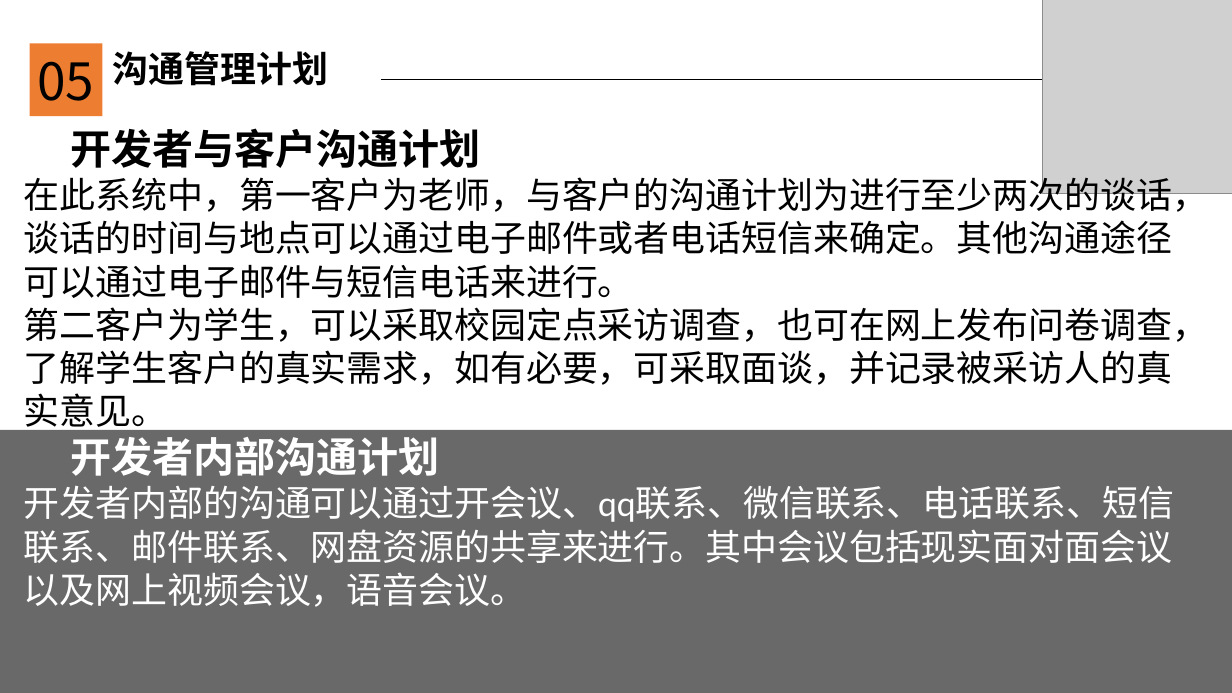
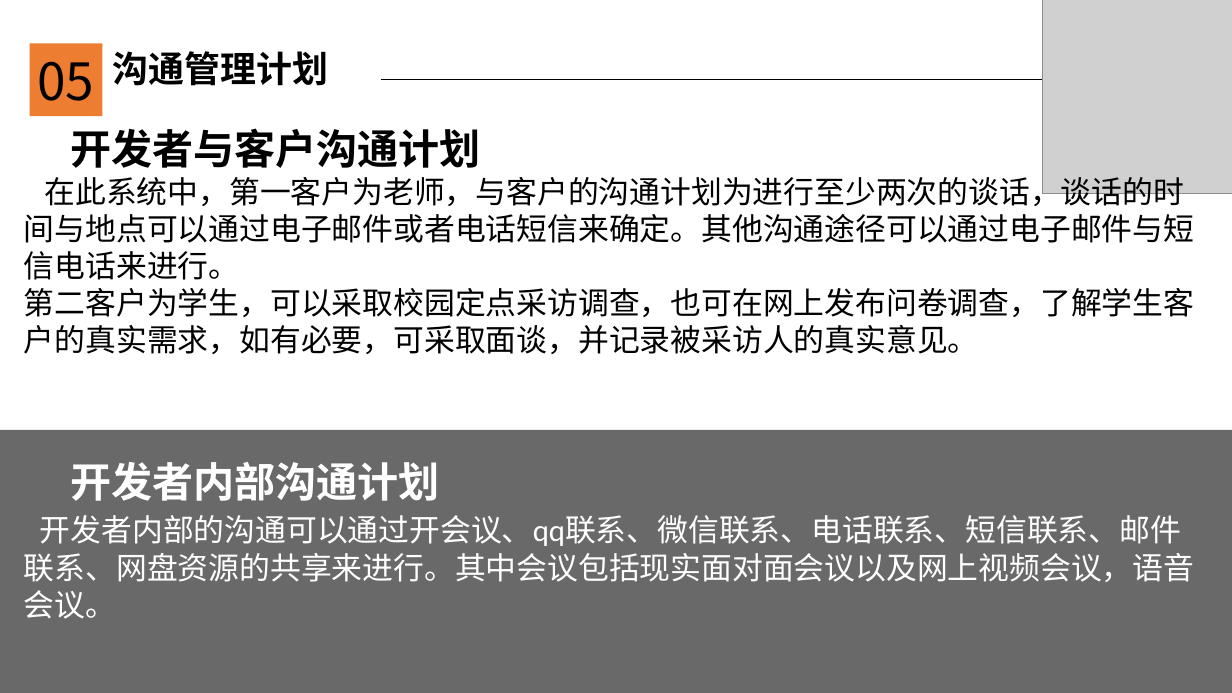
Before and after one commit to JanHonan/store, a slide deck: slide 9 of G2/软件工程系列课程教学辅助网站/非受控文档/陈金润/PRD-G2-需求工程计划ppt.pptx. Drawn at 1232x693 pixels with LibreOffice and Linux fonts; fonts in the diff are those of the drawing; grey boxes stand for pictures; background and template pictures are left out. Boxes give left, top, right and bottom in pixels: in the first picture for what was removed or moved away, otherwise in the second. Text is boxed around its words. In the diff, an @@ line names an element or a change of style, - is before the commit and + after.

Commit message:
简浩男2017-11-2 修改需求工程计划ppt

```diff
--- a/G2/软件工程系列课程教学辅助网站/非受控文档/陈金润/PRD-G2-需求工程计划ppt.pptx
+++ b/G2/软件工程系列课程教学辅助网站/非受控文档/陈金润/PRD-G2-需求工程计划ppt.pptx
@@ text at bbox=[24, 172, 1194, 619]: size 28 to 24 pt @@
```
Also in this commit, not shown: 5 other slides changed, 3 slides added.
